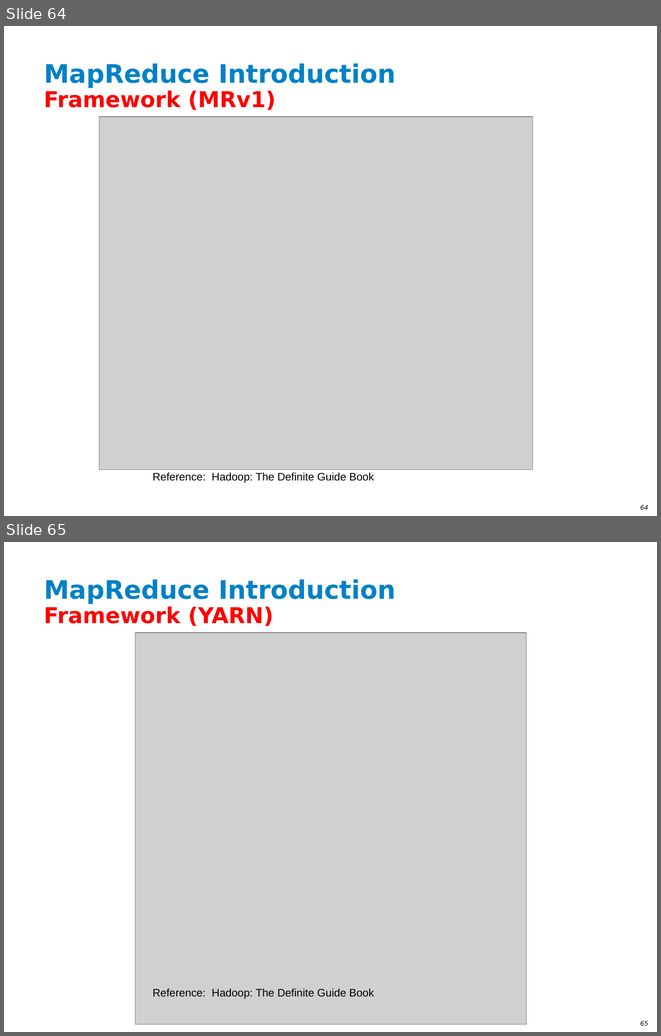
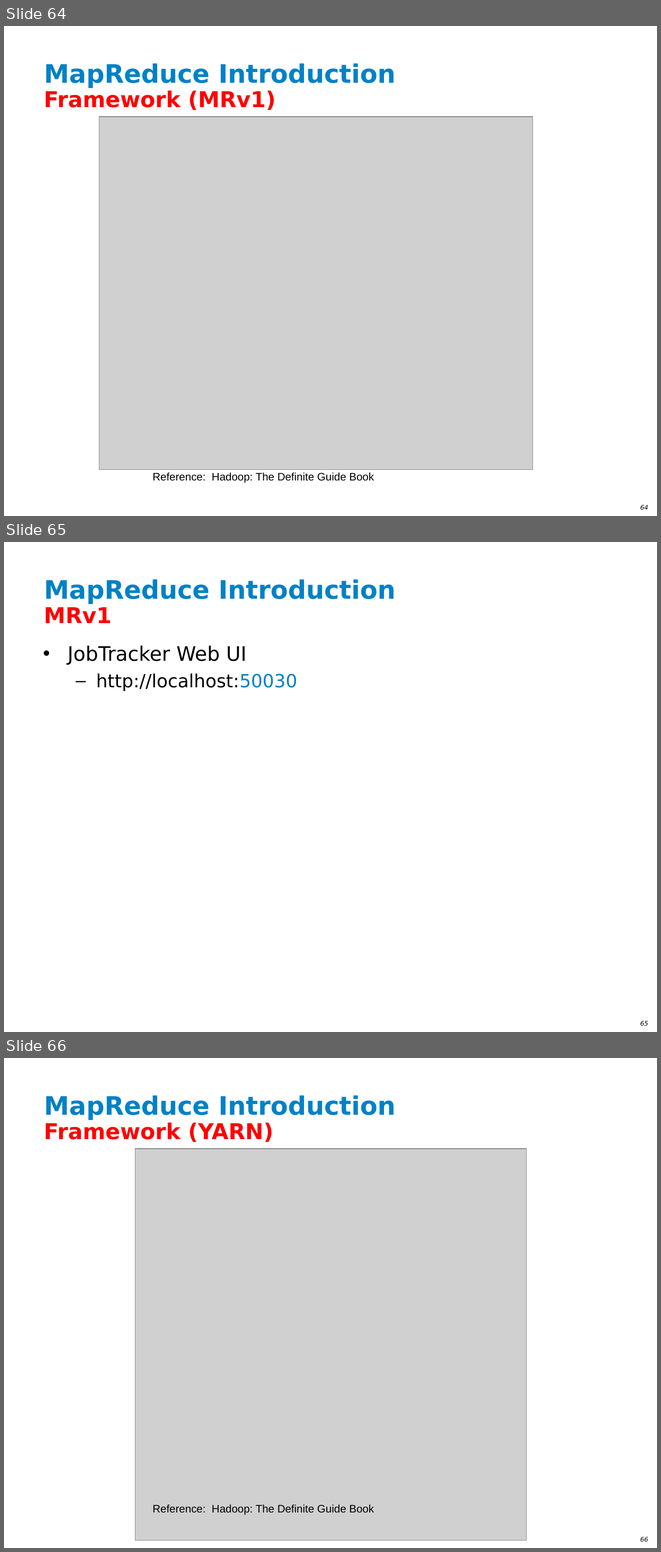
Before and after one commit to ianlin/small-data, a slide deck: training/III_Hadoop_20140607.ppt. Shown one above the other, each under a label of ours: slides 64 and 65 before the commit, slides 64, 65 and 66 after it. The pictures are 661x1036 and 661x1552 pixels, drawn with LibreOffice and Linux fonts; fonts in the diff are those of the drawing; grey boxes stand for pictures; background and template pictures are left out. Boxes give left, top, right and bottom in pixels: in the first picture for what was removed or moved away, otherwise in the second. Text is boxed around its words. In the diff, an @@ line names an element or a change of style, - is before the commit and + after.

```diff
--- a/training/III_Hadoop_20140607.ppt
+++ b/training/III_Hadoop_20140607.ppt
@@ slide 65 added at [4, 542, 657, 1032], background #FFFFFF; not listed: 1 template element that a slide beside it also shows @@
@@ title added at [44, 579, 396, 604], 28 pt, text #0081C6, bold @@
+MapReduce Introduction
@@ text added at [44, 607, 112, 623], 24 pt, text #FF0000, bold @@
+MRv1
@@ text added at [68, 645, 298, 691], 20 pt, text #000000 @@
+• JobTracker Web UI
+  – http://localhost:50030
@@ what was slide 65 is now slide 66 @@
@@ page number at [640, 1537, 648, 1541]: text changed @@
-65
+66
```
Also in this commit, not shown: 2 slides changed.
